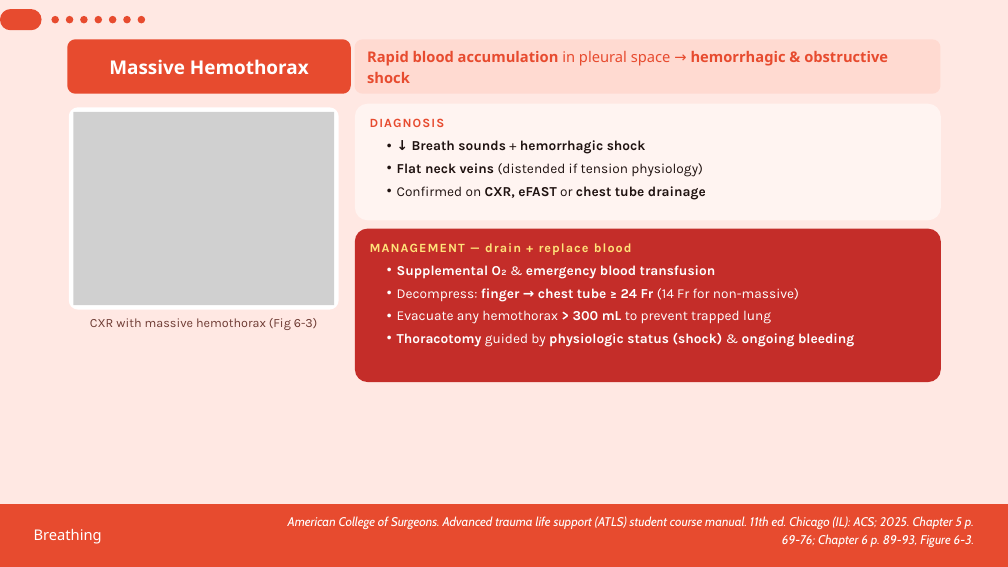
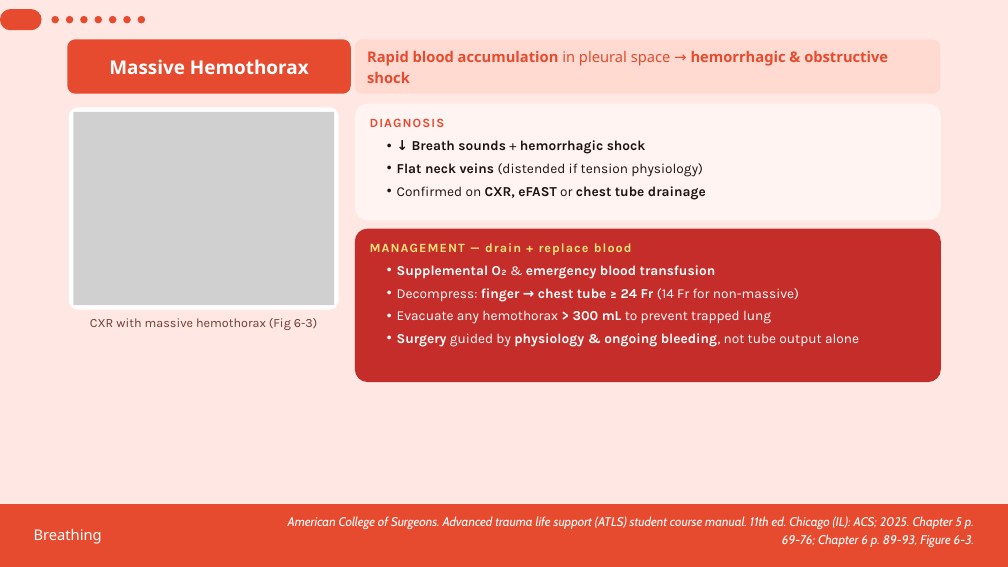
Before and after one commit to Xatsr/Of-all-trades, a slide deck: slide 10 of B_breathing_ATLS_16min.pptx. Drawn at 1008x567 pixels with LibreOffice and Linux fonts; fonts in the diff are those of the drawing; grey boxes stand for pictures. Boxes give left, top, right and bottom in pixels: in the first picture for what was removed or moved away, otherwise in the second. Text is boxed around its words. In the diff, an @@ line names an element or a change of style, - is before the commit and + after.

```diff
--- a/B_breathing_ATLS_16min.pptx
+++ b/B_breathing_ATLS_16min.pptx
@@ text at (x1=397, y1=333, x2=859, y2=347): text changed @@
-  • Thoracotomy guided by physiologic status (shock) & ongoing bleeding
+  • Surgery guided by physiology & ongoing bleeding, not tube output alone
```
Also in this commit, not shown: 4 other slides changed.
